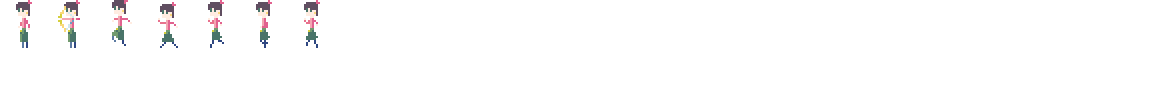
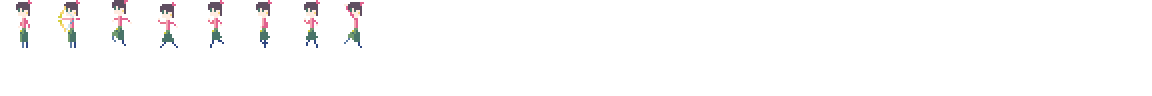
The second 1152 x 96 image is a revision of the first. Changes to its layers:
painted on "Background" over [344, 2, 364, 48]
